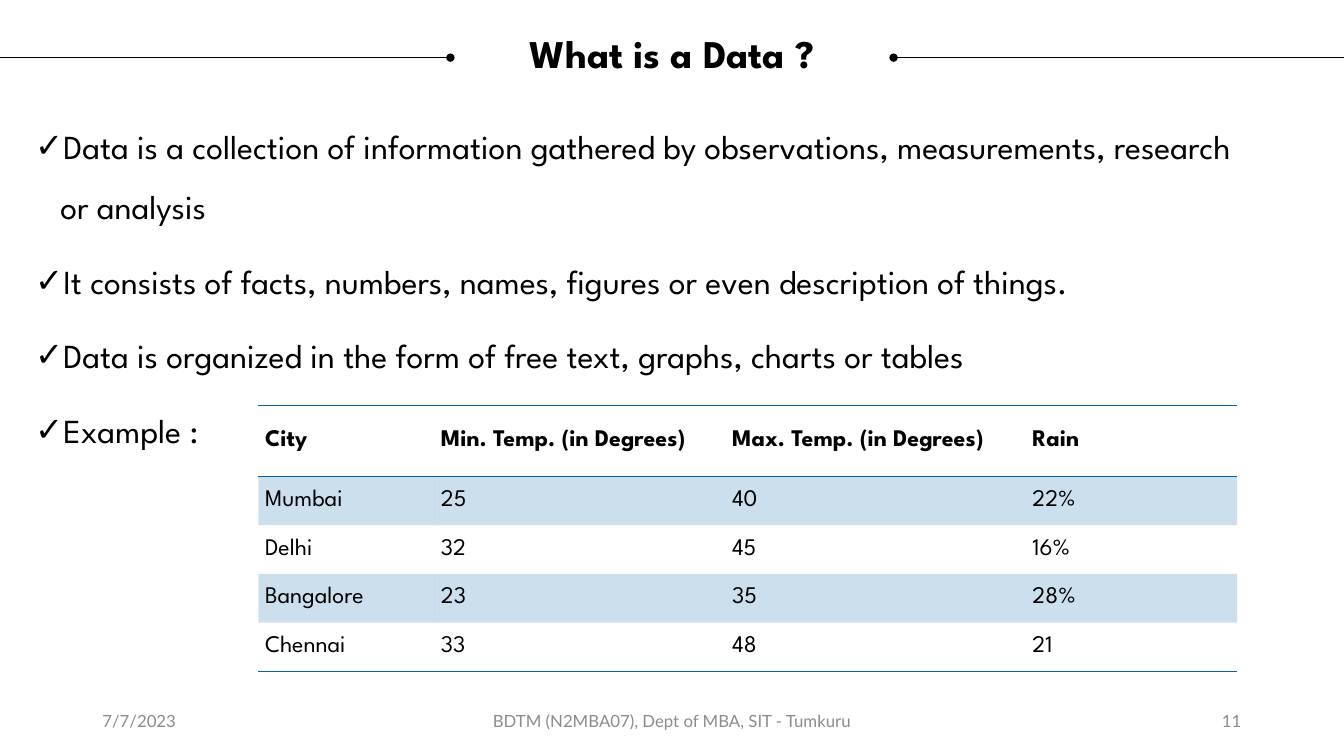
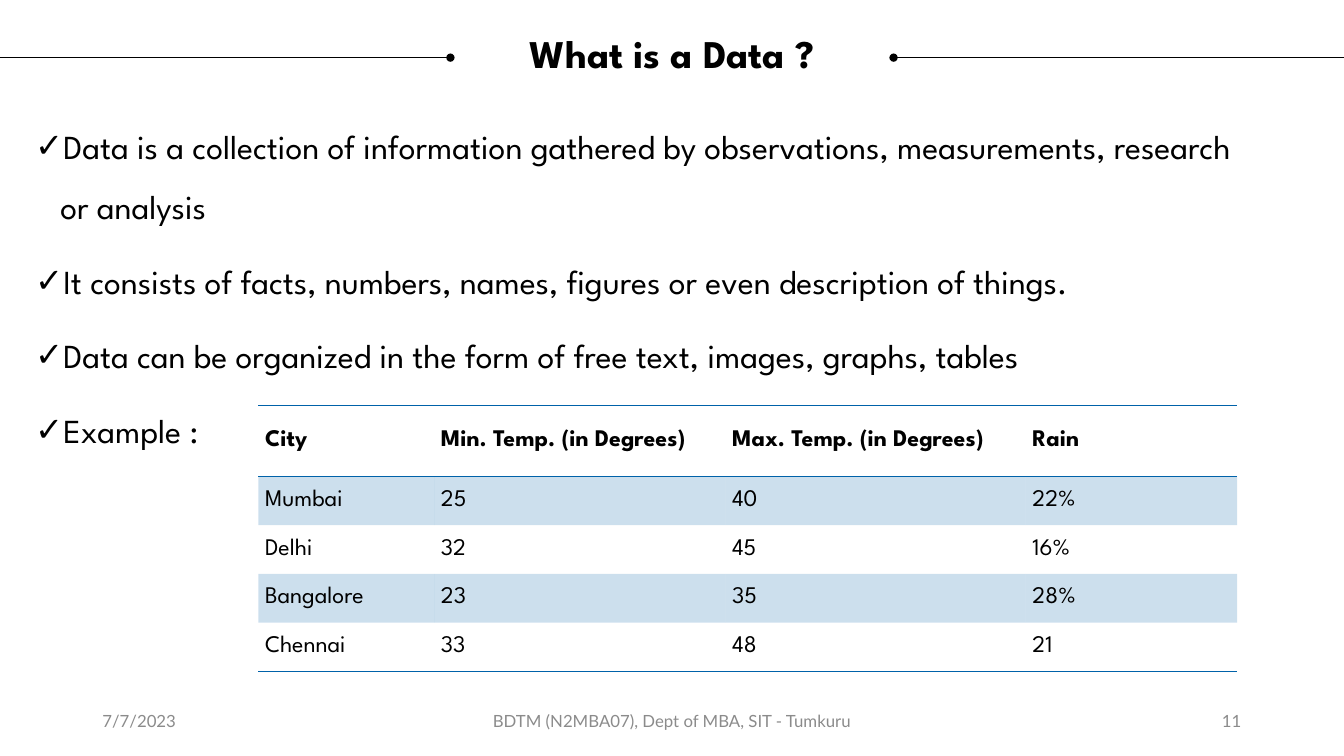
Before and after one commit to sitmbadept/sitmbadept.github.io, a slide deck: slide 11 of 2023/UNIT-1-BigData.pptx. Drawn at 1344x756 pixels with LibreOffice and Linux fonts; fonts in the diff are those of the drawing. Boxes give left, top, right and bottom in pixels: in the first picture for what was removed or moved away, otherwise in the second. Text is boxed around its words. In the diff, an @@ line names an element or a change of style, - is before the commit and + after.

```diff
--- a/2023/UNIT-1-BigData.pptx
+++ b/2023/UNIT-1-BigData.pptx
@@ text at [63,344,1019,376]: text changed @@
-✓ Data is organized in the form of free text, graphs, charts or tables
+✓ Data can be organized in the form of free text, images, graphs, tables
```
Also in this commit, not shown: 9 other slides changed, 4 slides added, 1 other file.
